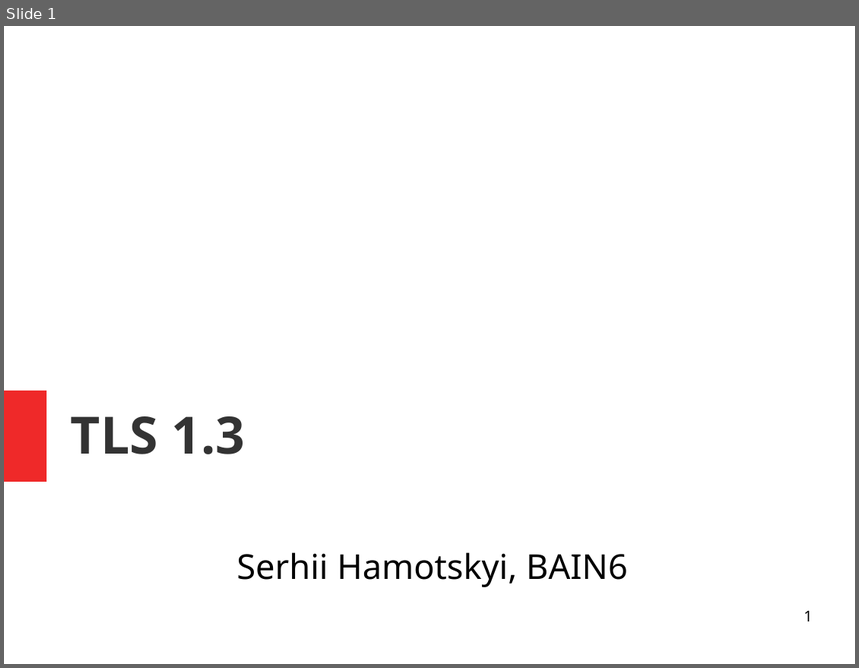
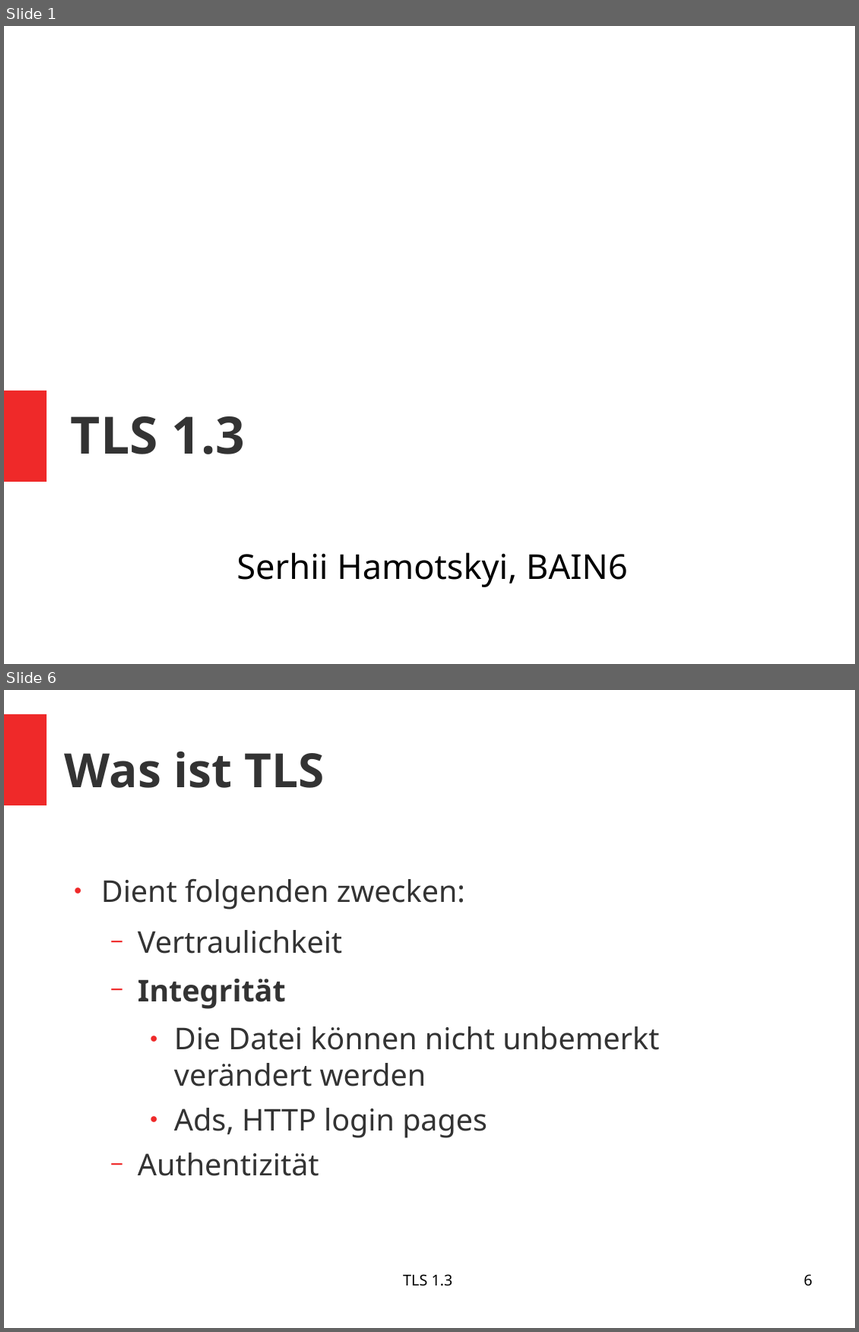
Before and after one commit to pchr8/rn-project, a slide deck: rnp/beleg/presentation.odp. Shown one above the other, each under a label of ours: slide 1 before the commit, slides 1 and 6 after it; the slides between them are not shown. The pictures are 859x668 and 859x1332 pixels, drawn with LibreOffice and Linux fonts; fonts in the diff are those of the drawing. Boxes give left, top, right and bottom in pixels: in the first picture for what was removed or moved away, otherwise in the second. Text is boxed around its words. In the diff, an @@ line names an element or a change of style, - is before the commit and + after.

```diff
--- a/rnp/beleg/presentation.odp
+++ b/rnp/beleg/presentation.odp
@@ slide 6 added at [4, 690, 855, 1328], background #FFFFFF @@
@@ rectangle added at [4, 714, 47, 805], fill #EF2929 @@
@@ title added at [65, 752, 324, 788], 44 pt, text #333333, bold @@
+Was ist TLS
@@ text added at [101, 879, 659, 1176], 28 pt, text #333333 @@
+● Dient folgenden zwecken:
+  − Vertraulichkeit
+  − Integrität
+    ● Die Datei können nicht unbemerkt verändert werden
+    ● Ads, HTTP login pages
+  − Authentizität
@@ text added at [403, 1274, 453, 1287], 14 pt, text #000000 @@
+TLS 1.3
@@ page number added at [804, 1274, 813, 1287], 14 pt, text #000000 @@
+6
@@ slide 1 changed as well @@
@@ page number removed at [804, 611, 813, 622] @@
-1
```
Also in this commit, not shown: 7 other slides added, 1 slide removed, 2 other files.
